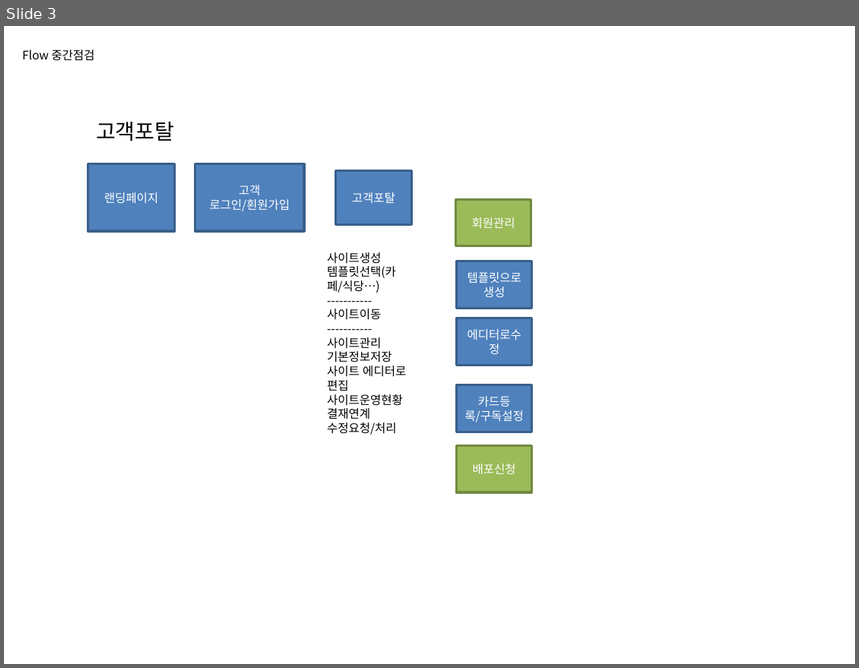
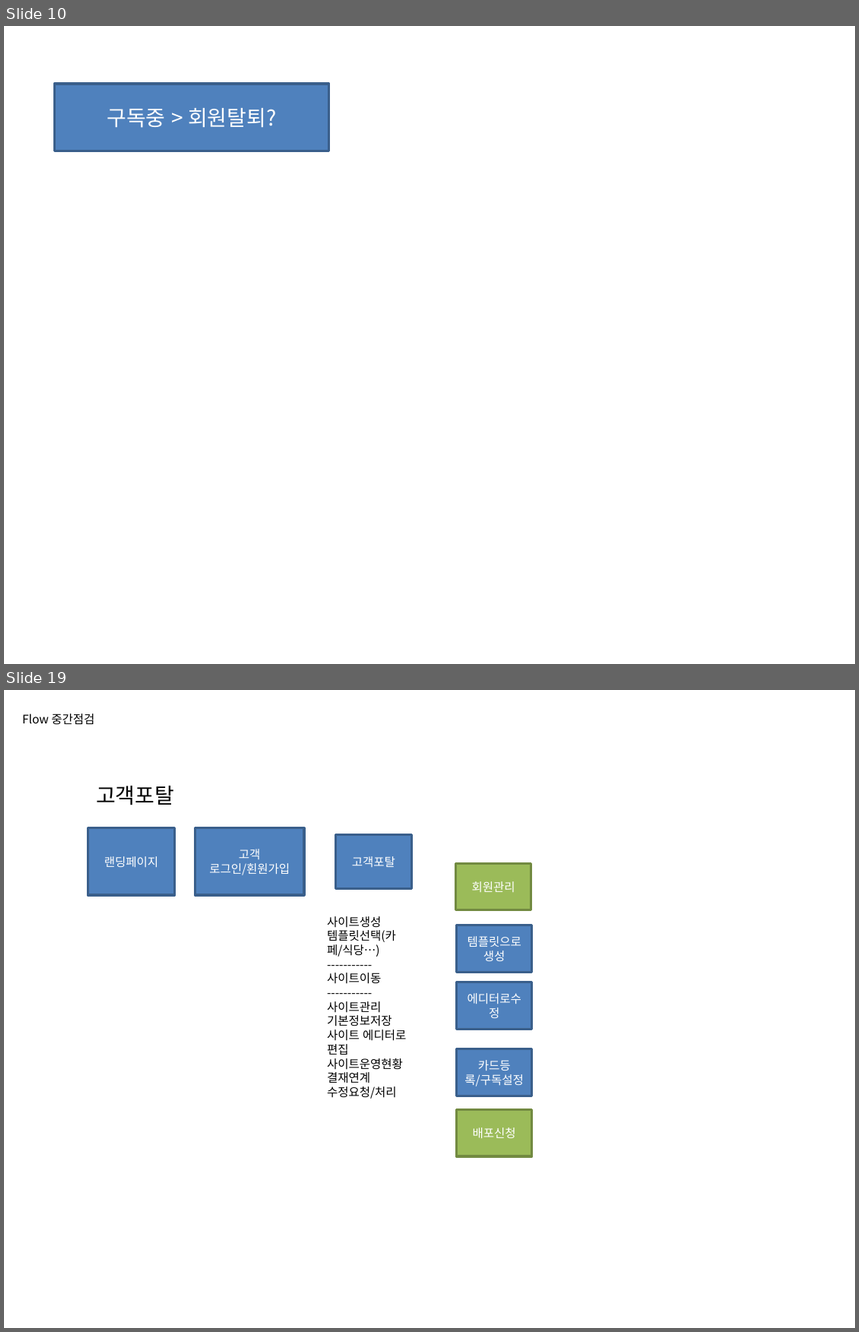
Before and after one commit to oksusoo1/homepageDev, a slide deck: My-plaform.pptx. Shown one above the other, each under a label of ours: slide 3 before the commit, slides 10 and 19 after it; the slides between them are not shown. The pictures are 859x668 and 859x1332 pixels, drawn with LibreOffice and Linux fonts; fonts in the diff are those of the drawing. Boxes give left, top, right and bottom in pixels: in the first picture for what was removed or moved away, otherwise in the second. Text is boxed around its words. In the diff, an @@ line names an element or a change of style, - is before the commit and + after.

```diff
--- a/My-plaform.pptx
+++ b/My-plaform.pptx
@@ slide 10 added at <box>4,26,855,664</box>, background #FFFFFF @@
@@ rectangle added at <box>54,84,329,151</box>, fill #4F81BD, outline #3A5F8C 2 pt, 18 pt, text #FFFFFF @@
+구독중 > 회원탈퇴?
@@ what was slide 3 is now slide 19 @@
```
Also in this commit, not shown: 15 other slides added, 4 other files.
